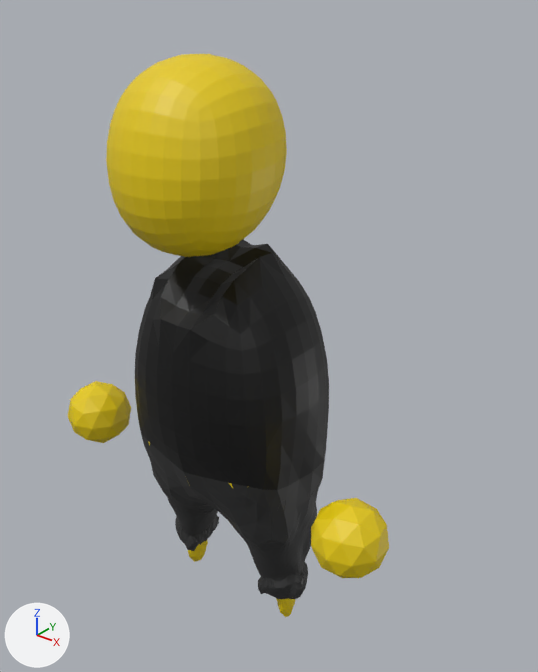
Renders of the Blender file src_assets/musician/garage musician Guitar.blend from each side of a commit.
One viewpoint serves both versions: a 50 mm lens placed at (4.08, -4.54, 3.3), pointed at (0.5, -0.06, 0.52). Arrows for +X, +Y and +Z are at lower left; the lights stay in place.

The first picture shows 'Player'.
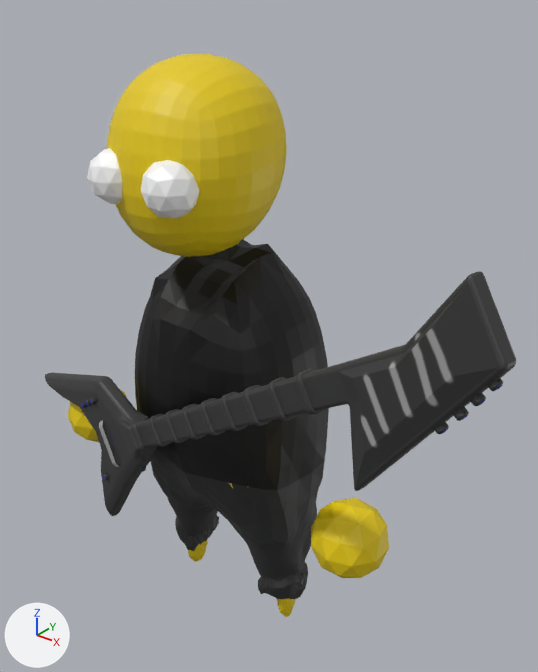
The change, as a list of edits to the scene's bpy script:
```text
Add img_guitar_png:
    img_guitar_png = load_image('guitar.png', '../../assets/textures/guitar.png', 1024, 1024, 'sRGB')
Add mat_material:
    mat_material = principled_material('Material')
    mat_material.base_color = (1.0, 1.0, 1.0)  # white #ffffff
    mat_material.metallic = 0.125
Add mat_material_001:
    mat_material_001 = principled_material('Material.001')
    mat_material_001.texture = img_guitar_png
Change me_icosphere_002:
    where me_icosphere_002.from_pydata(...)  # 7072 vertices, 9025 faces; spans x -5.7..5.7, y -2.9..2.6, z -5.9..10.6
    used by ob_player; location = (0.0, -0.04, -0.76); scale = (0.332, 0.332, 0.332)
    me_icosphere_002 part 1: a new loose piece, an icosphere of 80 faces spanning x 0.3..1.5, y -3.3..-2.0, z 7.5..8.8, in mat_material (white #ffffff)
    me_icosphere_002 part 2: a new loose piece, an icosphere of 80 faces spanning x -1.5..-0.3, y -3.3..-2.0, z 7.5..8.8, in mat_material (white #ffffff)
    add me_icosphere_002.materials.append(mat_material)  # white #ffffff
Add me_plane:
    me_plane.from_pydata(...)  # 4707 vertices, 6381 faces; spans x -1.55..1.6, y -2.33..8.86, z -0.12..0.39
    me_plane.materials.append(mat_material_001)  # picture img_guitar_png
Add ob_guitar:
    ob_guitar = bpy.data.objects.new('guitar', me_plane)
    ob_guitar.location = (-0.78, -0.73, -0.6)
    ob_guitar.rotation_euler = (1.586, 0.994, -0.189)  # degrees (91, 57, -11)
    ob_guitar.scale = (0.522, 0.522, 0.522)
```

Pixel boxes (x1, y1, x2, y2) of what changed, in the pictures (538 x 672 px):
'guitar', added (black): after (45, 271, 516, 516)
part 1 of me_icosphere_002, added: after (141, 160, 199, 218)
part 2 of me_icosphere_002, added: after (87, 148, 123, 204)
